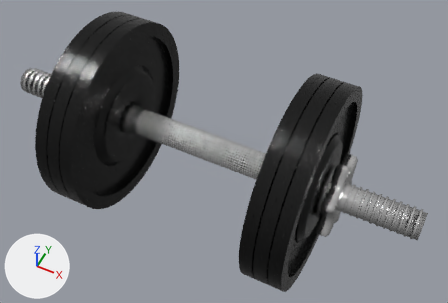
The Blender file Models/greutate.blend as it was, and as the next commit left it.
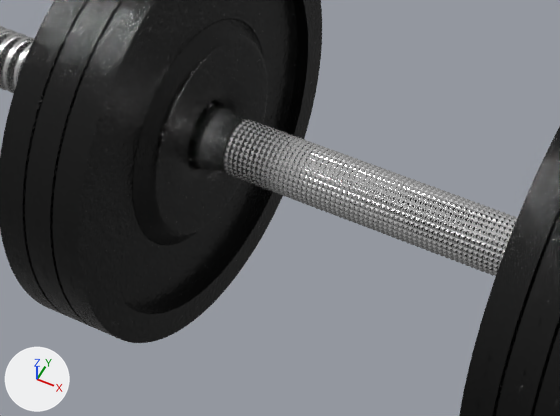
Each version is shown whole from a 50 mm camera at (0.159, -0.285, 0.646) aimed at (0.015, 0.004, 0.285), then close up on the part from 8% to 64% of the width and 19% to 80% of the height. The axes (+X, +Y, +Z) are drawn at lower left. The lights are the same throughout.
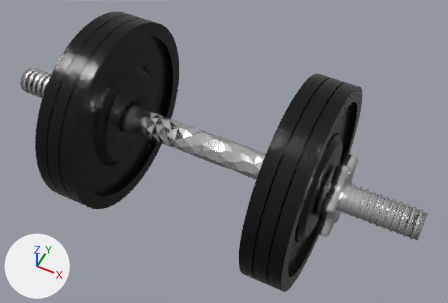
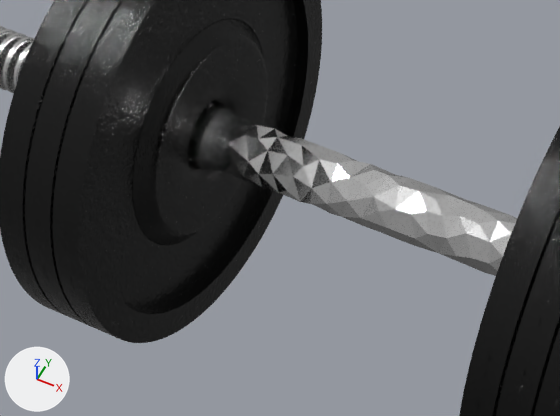
Pixel boxes (x1, y1, x2, y2) of what changed, in the close-ups (560 x 416 px):
'Cylinder', modifiers changed
    before: (223, 119, 517, 276)
    after: (224, 123, 517, 276)

What the commit changed:
Object 'Cylinder' (ob_cylinder) gains a DECIMATE modifier named 'Decimate'.
Modifier setting: ratio = 0.003.
